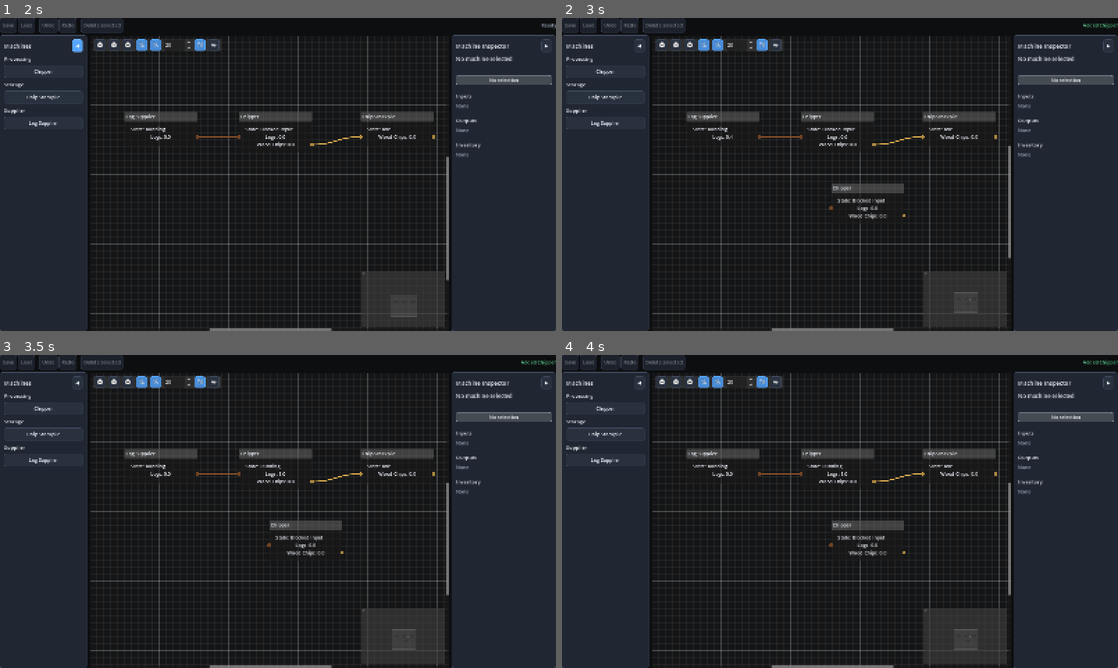
Above: before the commit, frames 1-4 (two rows, left to right).
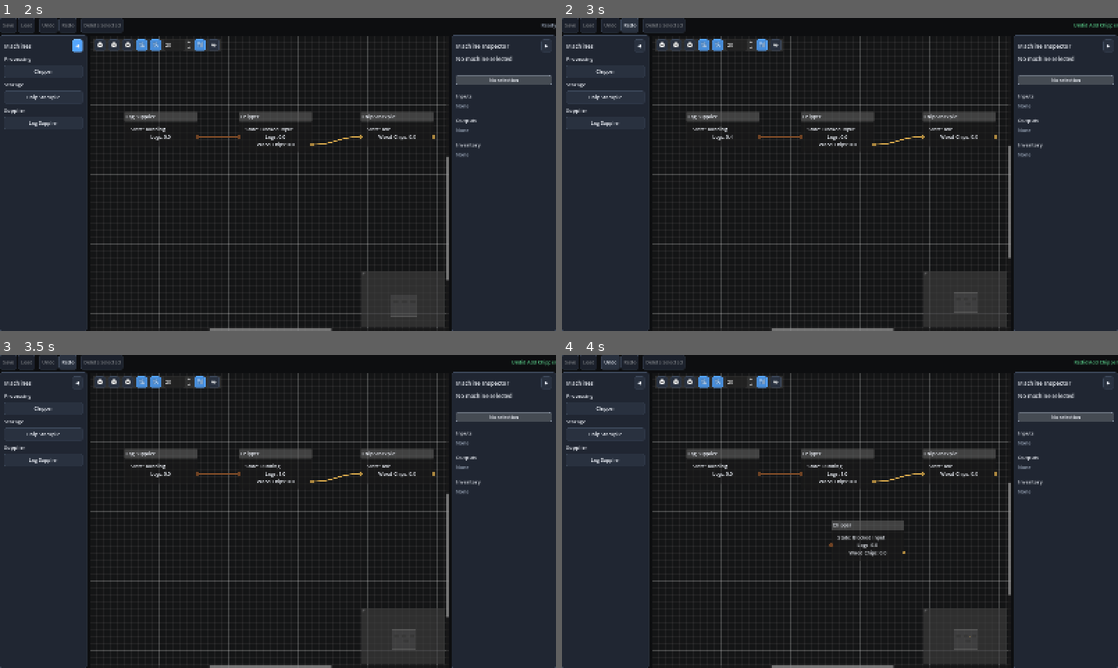
Above: after the commit, the same moments.

Repository: Poru-IndFlow/IndustrialFlow
Game: Godot game, scene res://scenes/main.tscn
The game is run twice, just before and just after one commit, with the same random seed, the same clock (stepped at 60 frames per second) and the same inputs.
Inputs (mouse positions are in pixels of both pictures, inside the frame that each line leads up to):
- Up to frame 1 (2 s): click "◀" at 0.5 s; click "▶" at 1.25 s
- Up to frame 2 (3 s): click "Chipper" at 2 s; click (612, 24) at 2.75 s, where only the run after the commit has a clickable "Undo"
- Up to frame 3 (3.5 s): no input
- Up to frame 4 (4 s): click (628, 361) at 3.5 s, where only the run after the commit has a clickable "Redo"

Frame 1 is identical in both runs. In frame 2, 0.7% of the frame differs, in the area x 11-100%, y 1-91%; in frame 3, 0.8%; in frame 4, less than 0.1%.

Commit message:
Add editor undo and redo history

Diff:
--- a/scenes/main.tscn
+++ b/scenes/main.tscn
@@ -7,6 +7,7 @@
 [ext_resource type="Script" path="res://scripts/ui/theme_manager.gd" id="5"]
 [ext_resource type="Script" path="res://scripts/ui/refresh_manager.gd" id="6"]
 [ext_resource type="Script" path="res://scripts/ui/editor_toolbar.gd" id="7"]
+[ext_resource type="Script" path="res://scripts/ui/editor_history.gd" id="8"]
 
 [node name="Main" type="Control"]
 layout_mode = 3
@@ -60,3 +61,6 @@
 
 [node name="RefreshManager" type="Node" parent="."]
 script = ExtResource("6")
+
+[node name="EditorHistory" type="Node" parent="."]
+script = ExtResource("8")
--- a/scripts/app/app_controller.gd
+++ b/scripts/app/app_controller.gd
@@ -25,6 +25,10 @@
 	"../RefreshManager"
 ) as RefreshManager
 
+@onready var editor_history := get_node(
+	"../EditorHistory"
+) as EditorHistory
+
 var event_bus: EventBus
 var factory: FactoryModel
 var clock: SimulationClock
@@ -33,10 +37,19 @@
 func _ready() -> void:
 	theme_manager.apply_to(get_parent() as Control)
 	factory_graph.bind_refresh_manager(refresh_manager)
+	factory_graph.bind_history(editor_history)
 	machine_inspector.bind_refresh_manager(refresh_manager)
 
+	editor_toolbar.undo_requested.connect(editor_history.undo)
+	editor_toolbar.redo_requested.connect(editor_history.redo)
 	editor_toolbar.delete_requested.connect(
 		_on_delete_requested
+	)
+	editor_history.history_changed.connect(
+		_on_history_changed
+	)
+	editor_history.action_completed.connect(
+		_on_history_action_completed
 	)
 
 	machine_palette.machine_requested.connect(
@@ -60,12 +73,16 @@
 	clock.name = "SimulationClock"
 	add_child(clock)
 	clock.tick_advanced.connect(_on_tick_advanced)
+	editor_history.clear()
 
 
 func set_factory(new_factory: FactoryModel) -> void:
 	factory = new_factory
 	factory_graph.bind_factory(factory)
 	machine_inspector.bind_factory(factory)
+
+	if editor_history != null:
+		editor_history.clear()
 
 
 func _on_tick_advanced(delta_seconds: float) -> void:
@@ -97,3 +114,24 @@
 		"Deleted %d %s" % [deleted_count, noun],
 		ThemeManager.COLOR_SUCCESS
 	)
+
+
+func _on_history_changed(
+	can_undo: bool,
+	can_redo: bool,
+	undo_label: String,
+	redo_label: String
+) -> void:
+	editor_toolbar.set_history_state(
+		can_undo,
+		can_redo,
+		undo_label,
+		redo_label
+	)
+
+
+func _on_history_action_completed(label: String) -> void:
+	editor_toolbar.show_status(
+		label.capitalize(),
+		ThemeManager.COLOR_SUCCESS
+	)
--- /dev/null
+++ b/scripts/ui/editor_history.gd
@@ -0,0 +1,134 @@
+class_name EditorHistory
+extends Node
+
+
+signal history_changed(
+	can_undo: bool,
+	can_redo: bool,
+	undo_label: String,
+	redo_label: String
+)
+signal action_completed(label: String)
+
+
+const MAX_HISTORY_SIZE := 100
+
+
+var _undo_stack: Array[Dictionary] = []
+var _redo_stack: Array[Dictionary] = []
+var _is_replaying := false
+
+
+func execute(
+	label: String,
+	do_action: Callable,
+	undo_action: Callable
+) -> void:
+	if not do_action.is_valid() or not undo_action.is_valid():
+		return
+
+	do_action.call()
+
+	if _is_replaying:
+		return
+
+	_record_action(label, do_action, undo_action)
+
+
+func record_completed(
+	label: String,
+	redo_action: Callable,
+	undo_action: Callable
+) -> void:
+	if (
+		_is_replaying
+		or not redo_action.is_valid()
+		or not undo_action.is_valid()
+	):
+		return
+
+	_record_action(label, redo_action, undo_action)
+
+
+func undo() -> void:
+	if _undo_stack.is_empty():
+		return
+
+	var action: Dictionary = _undo_stack.pop_back()
+	var undo_action: Callable = action["undo"]
+	_is_replaying = true
+	undo_action.call()
+	_is_replaying = false
+	_redo_stack.append(action)
+	action_completed.emit("Undid %s" % str(action["label"]))
+	_emit_history_changed()
+
+
+func redo() -> void:
+	if _redo_stack.is_empty():
+		return
+
+	var action: Dictionary = _redo_stack.pop_back()
+	var redo_action: Callable = action["redo"]
+	_is_replaying = true
+	redo_action.call()
+	_is_replaying = false
+	_undo_stack.append(action)
+	action_completed.emit("Redid %s" % str(action["label"]))
+	_emit_history_changed()
+
+
+func clear() -> void:
+	_undo_stack.clear()
+	_redo_stack.clear()
+	_emit_history_changed()
+
+
+func can_undo() -> bool:
+	return not _undo_stack.is_empty()
+
+
+func can_redo() -> bool:
+	return not _redo_stack.is_empty()
+
+
+func get_undo_label() -> String:
+	if _undo_stack.is_empty():
+		return ""
+
+	return str(_undo_stack.back()["label"])
+
+
+func get_redo_label() -> String:
+	if _redo_stack.is_empty():
+		return ""
+
+	return str(_redo_stack.back()["label"])
+
+
+func _record_action(
+	label: String,
+	redo_action: Callable,
+	undo_action: Callable
+) -> void:
+	_undo_stack.append({
+		"label": label,
+		"redo": redo_action,
+		"undo": undo_action
+	})
+	_redo_stack.clear()
+
+	if _undo_stack.size() > MAX_HISTORY_SIZE:
+		_undo_stack.pop_front()
+
+	action_completed.emit(label)
+	_emit_history_changed()
+
+
+func _emit_history_changed() -> void:
+	history_changed.emit(
+		can_undo(),
+		can_redo(),
+		get_undo_label(),
+		get_redo_label()
+	)
--- a/scripts/ui/editor_toolbar.gd
+++ b/scripts/ui/editor_toolbar.gd
@@ -88,6 +88,27 @@
 	redo_button.disabled = not can_redo
 
 
+func set_history_state(
+	can_undo: bool,
+	can_redo: bool,
+	undo_label: String,
+	redo_label: String
+) -> void:
+	undo_button.disabled = not can_undo
+	redo_button.disabled = not can_redo
+
+	undo_button.text = "Undo"
+	redo_button.text = "Redo"
+	undo_button.tooltip_text = "Nothing to undo"
+	redo_button.tooltip_text = "Nothing to redo"
+
+	if can_undo:
+		undo_button.tooltip_text = "Undo %s (Ctrl+Z)" % undo_label
+
+	if can_redo:
+		redo_button.tooltip_text = "Redo %s (Ctrl+Y)" % redo_label
+
+
 func set_selection_count(count: int) -> void:
 	delete_button.disabled = count <= 0
 
--- a/scripts/ui/factory_graph.gd
+++ b/scripts/ui/factory_graph.gd
@@ -8,6 +8,7 @@
 
 var factory: FactoryModel
 var refresh_manager: RefreshManager
+var history: EditorHistory
 var input_ports: Dictionary = {}
 var output_ports: Dictionary = {}
 var input_port_resources: Dictionary = {}
@@ -16,17 +17,24 @@
 var resource_labels: Dictionary = {}
 var dirty_machines: Dictionary = {}
 var selection_notification_pending := false
+var move_start_positions: Dictionary = {}
 
 
 func _ready() -> void:
 	connection_request.connect(_on_connection_request)
 	disconnection_request.connect(_on_disconnection_request)
 	delete_nodes_request.connect(_on_delete_nodes_request)
+	begin_node_move.connect(_on_begin_node_move)
+	end_node_move.connect(_on_end_node_move)
 	right_disconnects = true
 
 
 func bind_refresh_manager(manager: RefreshManager) -> void:
 	refresh_manager = manager
+
+
+func bind_history(new_history: EditorHistory) -> void:
+	history = new_history
 
 
 func bind_factory(new_factory: FactoryModel) -> void:
@@ -64,7 +72,11 @@
 	var machine := factory.create_machine(definition_id, position)
 
 	if machine != null:
-		factory.add_machine(machine)
+		_execute_history_action(
+			"add %s" % machine.display_name,
+			_add_existing_machine.bind(machine),
+			_remove_machine.bind(machine.instance_id)
+		)
 
 
 func delete_selected_machines() -> int:
@@ -382,13 +394,16 @@
 	if from_machine == null or to_machine == null:
 		return
 
-	factory.add_connection(
-		ConnectionModel.new(
-			from_machine,
-			to_machine,
-			output_resource,
-			1.0
-		)
+	var connection := ConnectionModel.new(
+		from_machine,
+		to_machine,
+		output_resource,
+		1.0
+	)
+	_execute_history_action(
+		"connect %s" % _resource_display_name(output_resource),
+		_add_existing_connection.bind(connection),
+		_remove_existing_connection.bind(connection)
 	)
 
 
@@ -425,7 +440,13 @@
 	)
 
 	if connection != null:
-		factory.remove_connection(connection)
+		_execute_history_action(
+			"disconnect %s" % _resource_display_name(
+				output_resource
+			),
+			_remove_existing_connection.bind(connection),
+			_add_existing_connection.bind(connection)
+		)
 
 
 func _on_delete_nodes_request(nodes: Array[StringName]) -> void:
@@ -436,10 +457,30 @@
 	if factory == null:
 		return 0
 
-	var deleted_count := 0
+	var machines: Array[MachineModel] = []
+
 	for node_name: StringName in nodes:
-		if factory.remove_machine(str(node_name)):
-			deleted_count += 1
+		var machine := factory.get_machine(str(node_name))
+
+		if machine != null:
+			machines.append(machine)
+
+	if machines.is_empty():
+		return 0
+
+	var connections := _get_related_connections(machines)
+	var label := (
+		"delete machine"
+		if machines.size() == 1
+		else "delete %d machines" % machines.size()
+	)
+	_execute_history_action(
+		label,
+		_remove_machine_group.bind(machines),
+		_restore_machine_group.bind(machines, connections)
+	)
+
+	var deleted_count := machines.size()
 
 	if deleted_count > 0:
 		machine_selected.emit(null)
@@ -447,6 +488,69 @@
 		_request_selection_notification()
 
 	return deleted_count
+
+
+func _get_related_connections(
+	machines: Array[MachineModel]
+) -> Array[ConnectionModel]:
+	var result: Array[ConnectionModel] = []
+	var machine_ids: Array[String] = []
+
+	for machine: MachineModel in machines:
+		machine_ids.append(machine.instance_id)
+
+	for connection: ConnectionModel in factory.connections:
+		if (
+			machine_ids.has(connection.from_machine.instance_id)
+			or machine_ids.has(connection.to_machine.instance_id)
+		):
+			result.append(connection)
+
+	return result
+
+
+func _remove_machine_group(machines: Array[MachineModel]) -> void:
+	for machine: MachineModel in machines:
+		factory.remove_machine(machine.instance_id)
+
+
+func _restore_machine_group(
+	machines: Array[MachineModel],
+	connections: Array[ConnectionModel]
+) -> void:
+	for machine: MachineModel in machines:
+		factory.add_machine(machine)
+
+	for connection: ConnectionModel in connections:
+		factory.add_connection(connection)
+
+
+func _add_existing_machine(machine: MachineModel) -> void:
+	factory.add_machine(machine)
+
+
+func _remove_machine(machine_id: String) -> void:
+	factory.remove_machine(machine_id)
+
+
+func _add_existing_connection(connection: ConnectionModel) -> void:
+	factory.add_connection(connection)
+
+
+func _remove_existing_connection(connection: ConnectionModel) -> void:
+	factory.remove_connection(connection)
+
+
+func _execute_history_action(
+	label: String,
+	do_action: Callable,
+	undo_action: Callable
+) -> void:
+	if history == null:
+		do_action.call()
+		return
+
+	history.execute(label, do_action, undo_action)
 
 
 func _get_selected_machine_ids() -> Array[StringName]:
@@ -477,6 +581,7 @@
 	state_labels.erase(machine_id)
 
 	_rebuild_connections()
+	_request_selection_notification()
 
 
 func _remove_machine_port_data(
@@ -578,5 +683,63 @@
 	machine.set_graph_position(node.position_offset)
 
 
+func _on_begin_node_move() -> void:
+	move_start_positions.clear()
+
+	for node_name: StringName in _get_selected_machine_ids():
+		var machine := factory.get_machine(str(node_name))
+
+		if machine != null:
+			move_start_positions[machine.instance_id] = (
+				machine.graph_position
+			)
+
+
+func _on_end_node_move() -> void:
+	if move_start_positions.is_empty():
+		return
+
+	var end_positions: Dictionary = {}
+
+	for machine_id: Variant in move_start_positions.keys():
+		var machine := factory.get_machine(str(machine_id))
+
+		if machine != null:
+			end_positions[str(machine_id)] = machine.graph_position
+
+	if end_positions == move_start_positions:
+		move_start_positions.clear()
+		return
+
+	var start_positions := move_start_positions.duplicate()
+	move_start_positions.clear()
+
+	if history != null:
+		history.record_completed(
+			"move machines",
+			_apply_machine_positions.bind(end_positions),
+			_apply_machine_positions.bind(start_positions)
+		)
+
+
+func _apply_machine_positions(positions: Dictionary) -> void:
+	for machine_id: Variant in positions.keys():
+		var machine := factory.get_machine(str(machine_id))
+		var graph_node := get_node_or_null(
+			NodePath(str(machine_id))
+		) as GraphNode
+		var position: Vector2 = positions[machine_id]
+
+		if machine != null:
+			machine.set_graph_position(position)
+
+		if graph_node != null:
+			graph_node.position_offset = position
+
+
+func _resource_display_name(resource_id: String) -> String:
+	return resource_id.replace("_", " ").capitalize()
+
+
 func _state_text(state: MachineModel.State) -> String:
 	return MachineModel.State.keys()[state].capitalize()
Not shown: 1 places in scenes/main.tscn that only renumber resources
Not shown, added: scripts/ui/editor_history.gd.uid
